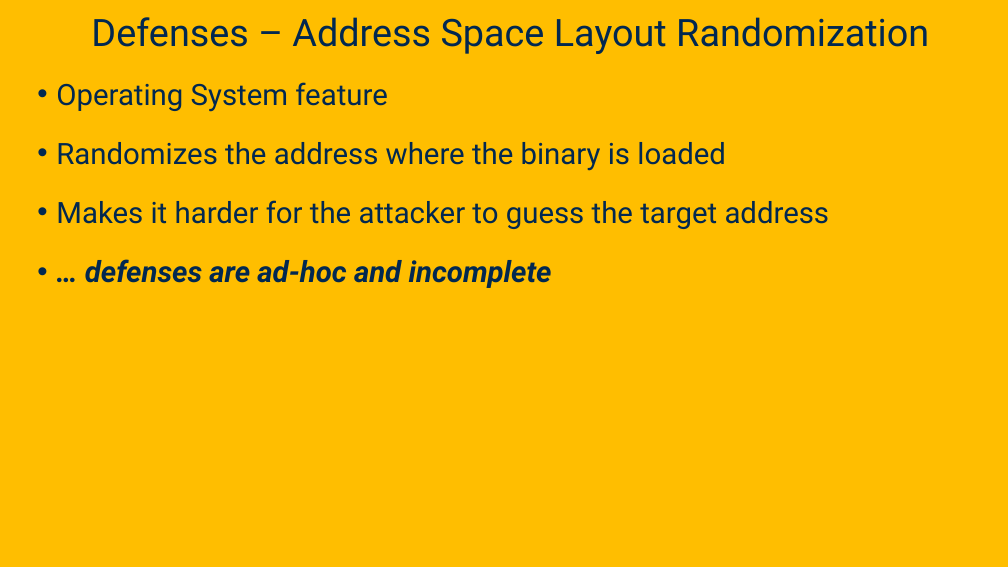
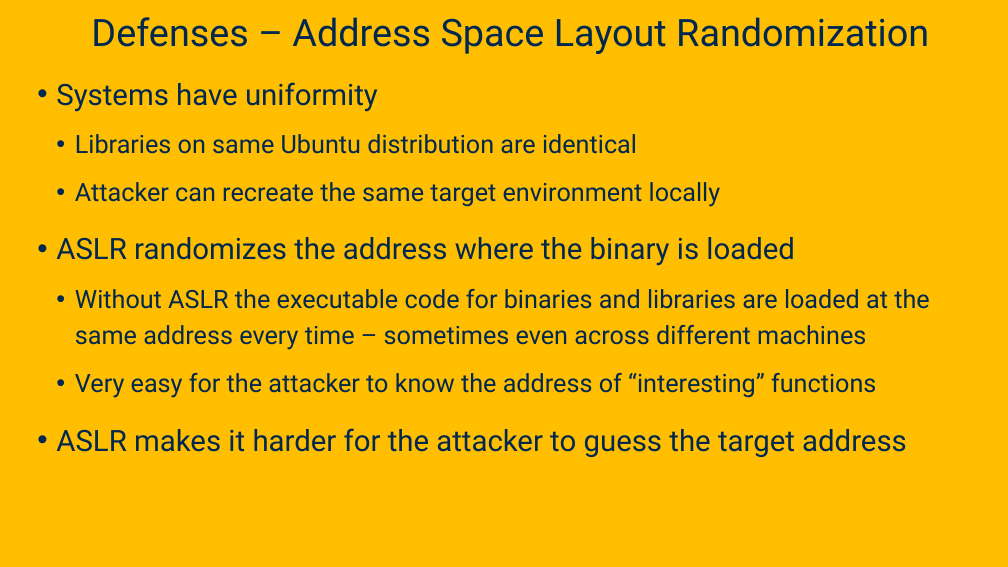
Before and after one commit to davsec-teaching/ecs160-f25, a slide deck: slide 92 of slides/9_software_security.pptx (slide 81 before the commit). Drawn at 1008x567 pixels with LibreOffice and Linux fonts; fonts in the diff are those of the drawing; background and template pictures are left out. Boxes give left, top, right and bottom in pixels: in the first picture for what was removed or moved away, otherwise in the second. Text is boxed around its words. In the diff, an @@ line names an element or a change of style, - is before the commit and + after.

Commit message:
update slides

```diff
--- a/slides/9_software_security.pptx
+++ b/slides/9_software_security.pptx
@@ text at (x1=56, y1=82, x2=929, y2=457): text changed; size 28 to 24 pt @@
-• Operating System feature
-• Randomizes the address where the binary is loaded
-• Makes it harder for the attacker to guess the target address
-• … defenses are ad-hoc and incomplete
+• Systems have uniformity
+  • Libraries on same Ubuntu distribution are identical
+  • Attacker can recreate the same target environment locally
+• ASLR randomizes the address where the binary is loaded
+  • Without ASLR the executable code for binaries and libraries are loaded at the same address every time – sometimes even across different machines
+  • Very easy for the attacker to know the address of “interesting” functions
+• ASLR makes it harder for the attacker to guess the target address
```
Also in this commit, not shown: 5 other slides changed, 24 slides added, 3 slides removed.
